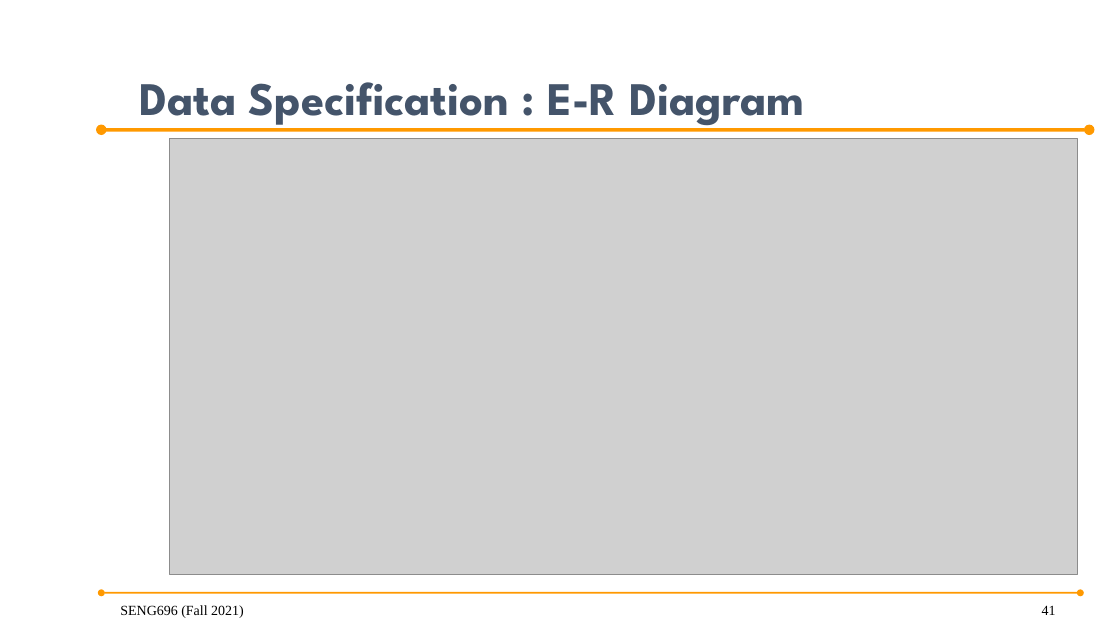
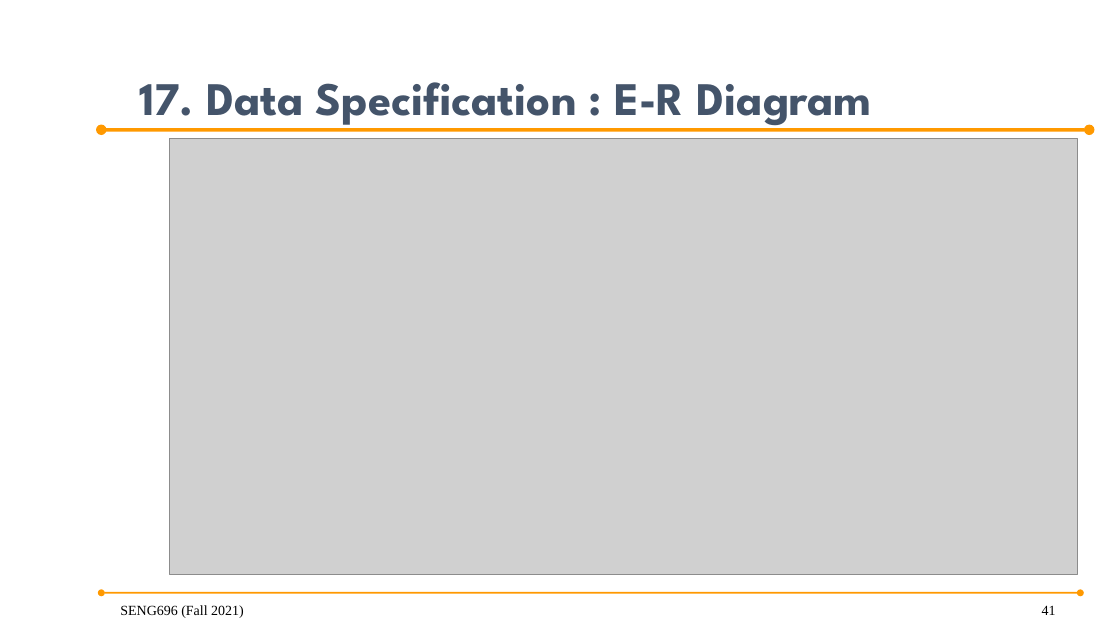
Before and after one commit to anish30145784/SENG696_GroupD, a slide deck: slide 41 of GroupD_ProjectPresentation .pptx. Drawn at 1120x630 pixels with LibreOffice and Linux fonts; fonts in the diff are those of the drawing; grey boxes stand for pictures; background and template pictures are left out. Boxes give left, top, right and bottom in pixels: in the first picture for what was removed or moved away, otherwise in the second. Text is boxed around its words. In the diff, an @@ line names an element or a change of style, - is before the commit and + after.

```diff
--- a/GroupD_ProjectPresentation .pptx
+++ b/GroupD_ProjectPresentation .pptx
@@ title at (139,82,872,129): text changed @@
-Data Specification : E-R Diagram
+17. Data Specification : E-R Diagram
```
Also in this commit, not shown: 9 other slides changed, 3 slides added, 7 other files.
